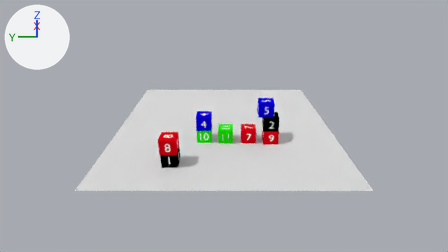
A saved change to the Blender file blender_project/blocks_world.blend.
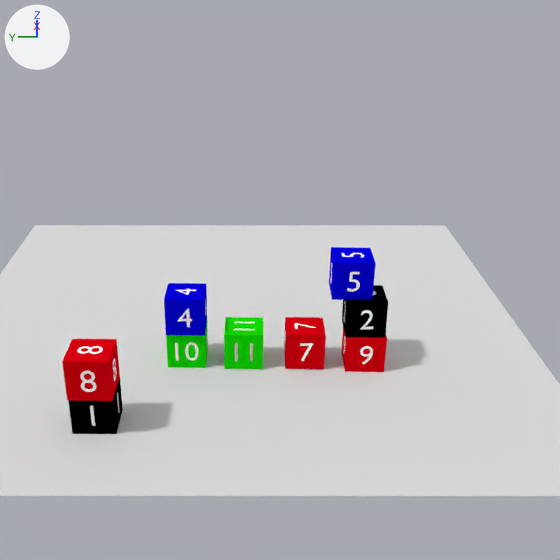
Old and new are each drawn from the file's camera 'Camera' and again close up on the part from 30% to 77% of the width and 2% to 85% of the height. The axes (+X, +Y, +Z) are drawn at upper left. The lights are the same throughout.
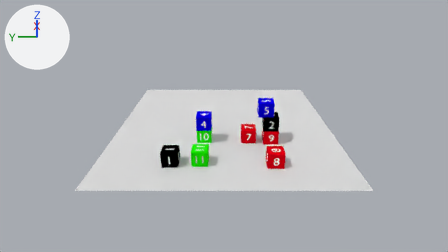
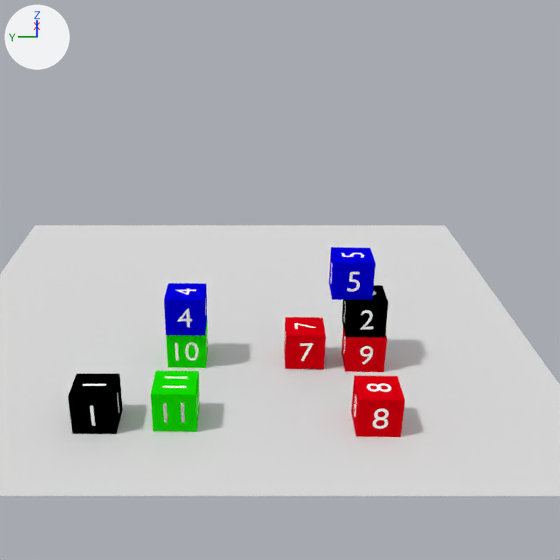
Diff of the bpy script that builds the scene:
```diff
--- a/blender_project/blocks_world.blend.py
+++ b/blender_project/blocks_world.blend.py
@@ ob_cube_005 @@
 ob_cube_005 = bpy.data.objects.new('Cube.005', me_cube_018)
-ob_cube_005.location = (-5.56, 3.3, 1.47)
+ob_cube_005.location = (-5.56, -3.14, 0.5)
 ob_cube_005.rotation_euler = (-3.142, 0.0127, 3.122)  # degrees (-180, 0.7, 179)
@@ ob_cube_11 @@
 ob_cube_11 = bpy.data.objects.new('Cube 11', me_cube_001)
-ob_cube_11.location = (-2.57, -0.1, 0.52)
+ob_cube_11.location = (-5.37, 1.48, 0.52)
 ob_cube_11.rotation_euler = (-3.142, 0.0127, 3.122)  # degrees (-180, 0.7, 179)
```

Pixel boxes [x1, y1, x2, y2] of what changed, in the close-ups (560 x 560 px):
'Cube.005', moved: before [62, 339, 120, 401]; after [351, 376, 405, 437]
'Cube 11', moved: before [224, 317, 263, 369]; after [151, 371, 200, 431]
